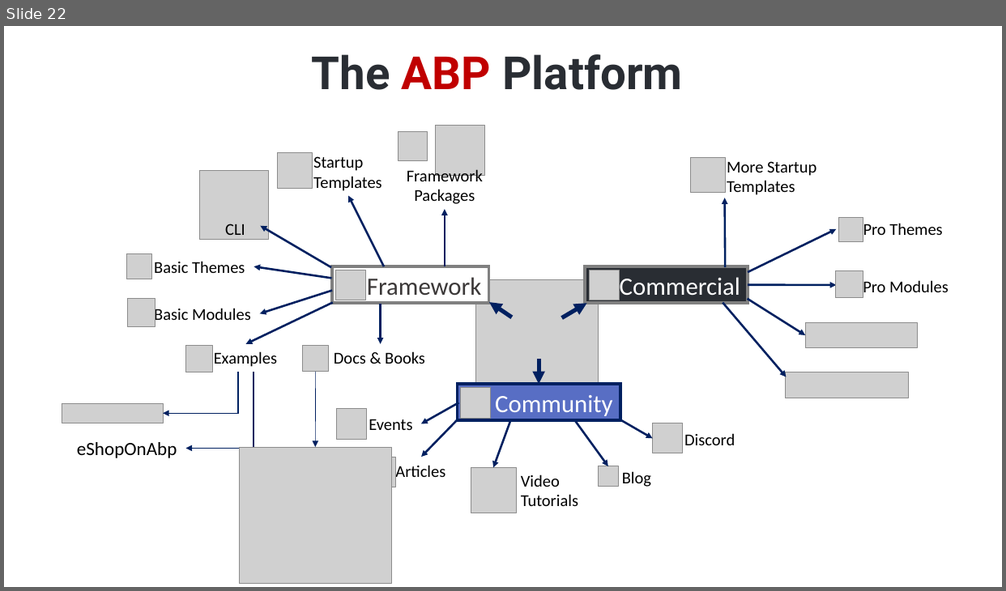
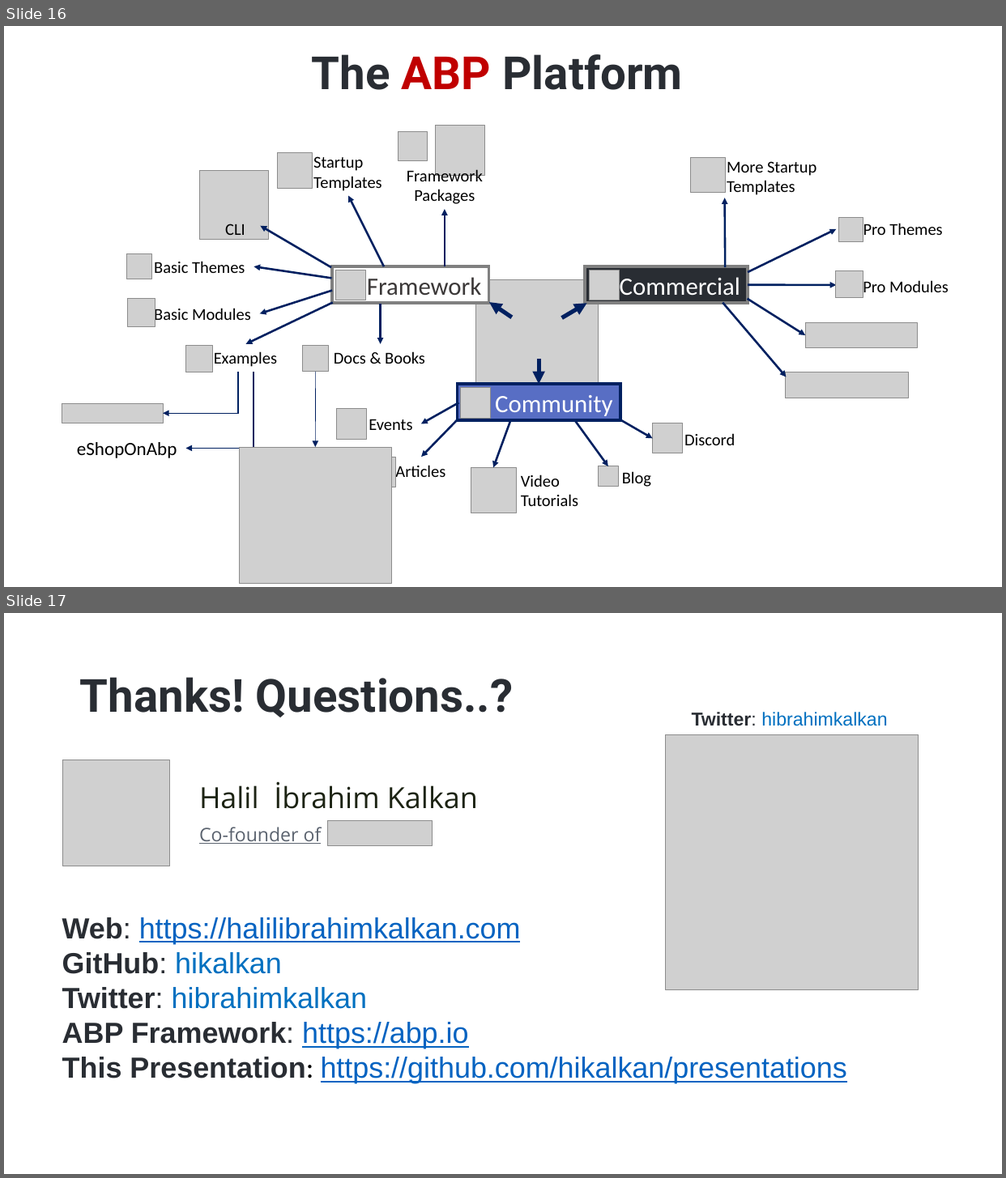
Before and after one commit to hikalkan/presentations, a slide deck: 2024-07-17 WeAreDevelopers Berlin/ABP.pptx. Shown one above the other, each under a label of ours: slide 22 before the commit, slides 16 and 17 after it. The pictures are 1006x591 and 1006x1178 pixels, drawn with LibreOffice and Linux fonts; fonts in the diff are those of the drawing; grey boxes stand for pictures; background and template pictures are left out. Boxes give left, top, right and bottom in pixels: in the first picture for what was removed or moved away, otherwise in the second. Text is boxed around its words. In the diff, an @@ line names an element or a change of style, - is before the commit and + after.

```diff
--- a/2024-07-17 WeAreDevelopers Berlin/ABP.pptx
+++ b/2024-07-17 WeAreDevelopers Berlin/ABP.pptx
@@ slide 17 added at (x1=4, y1=613, x2=1002, y2=1174), background picture (left out) @@
@@ title added at (x1=80, y1=677, x2=513, y2=717), 44 pt, text #292D33, bold @@
+Thanks! Questions..?
@@ text added at (x1=692, y1=712, x2=887, y2=726), 18 pt, text #0070C0 @@
+Twitter: hibrahimkalkan
@@ picture added at (x1=666, y1=735, x2=918, y2=990) @@
@@ picture added at (x1=63, y1=760, x2=170, y2=867) @@
@@ text added at (x1=199, y1=781, x2=478, y2=809), 28 pt, text #1C2313 @@
+Halil İbrahim Kalkan
@@ text added at (x1=199, y1=827, x2=322, y2=844), 18 pt, text #5B636F, underline @@
+Co-founder of
@@ picture added at (x1=327, y1=820, x2=432, y2=845) @@
@@ text added at (x1=62, y1=918, x2=847, y2=1084), 28 pt, text #0563C1, underline @@
+Web: https://halilibrahimkalkan.com
+GitHub: hikalkan
+Twitter: hibrahimkalkan
+ABP Framework: https://abp.io
+This Presentation: https://github.com/hikalkan/presentations
@@ what was slide 22 is now slide 16 @@
```
Also in this commit, not shown: 2 slides changed, 2 other slides added, 7 slides removed.
